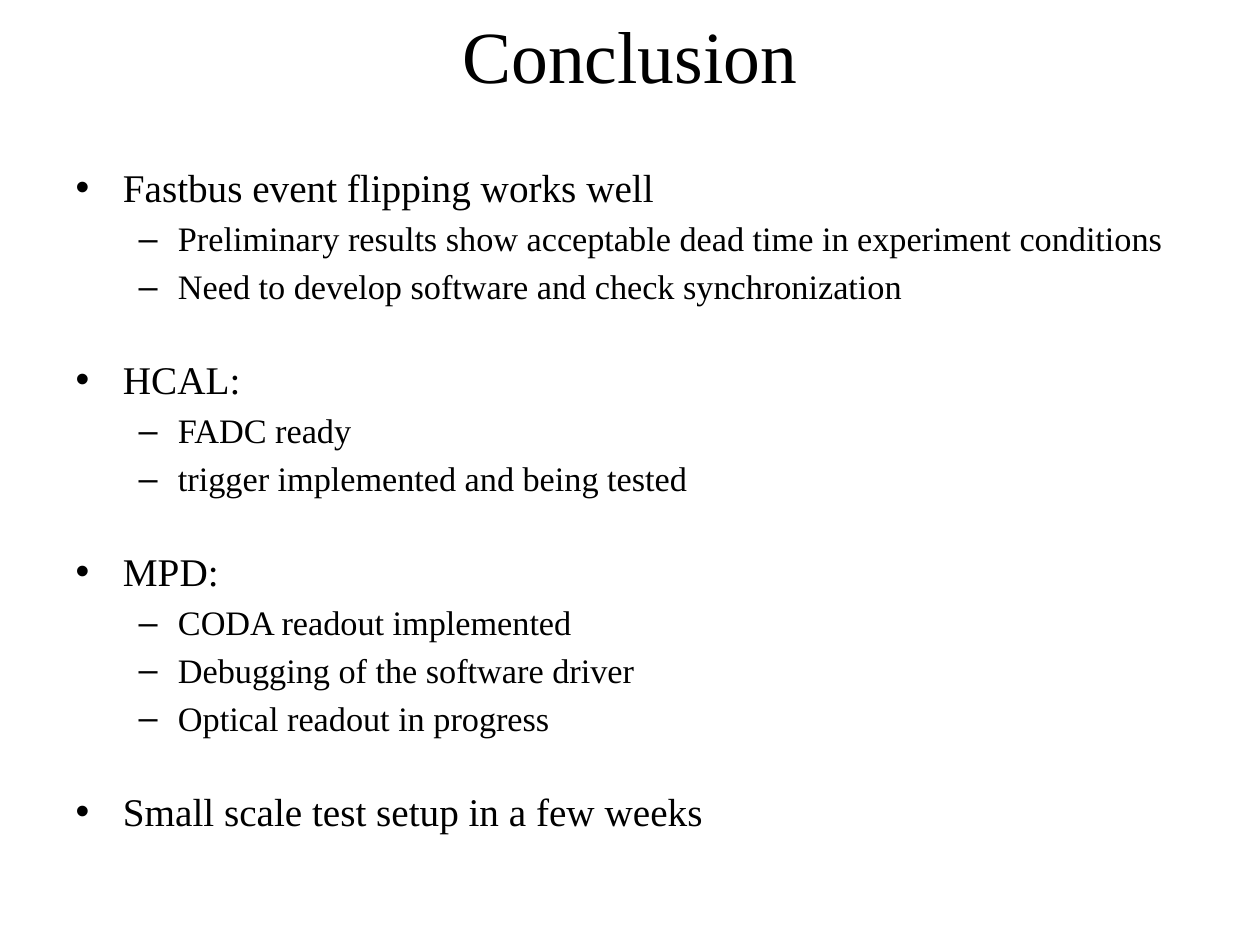
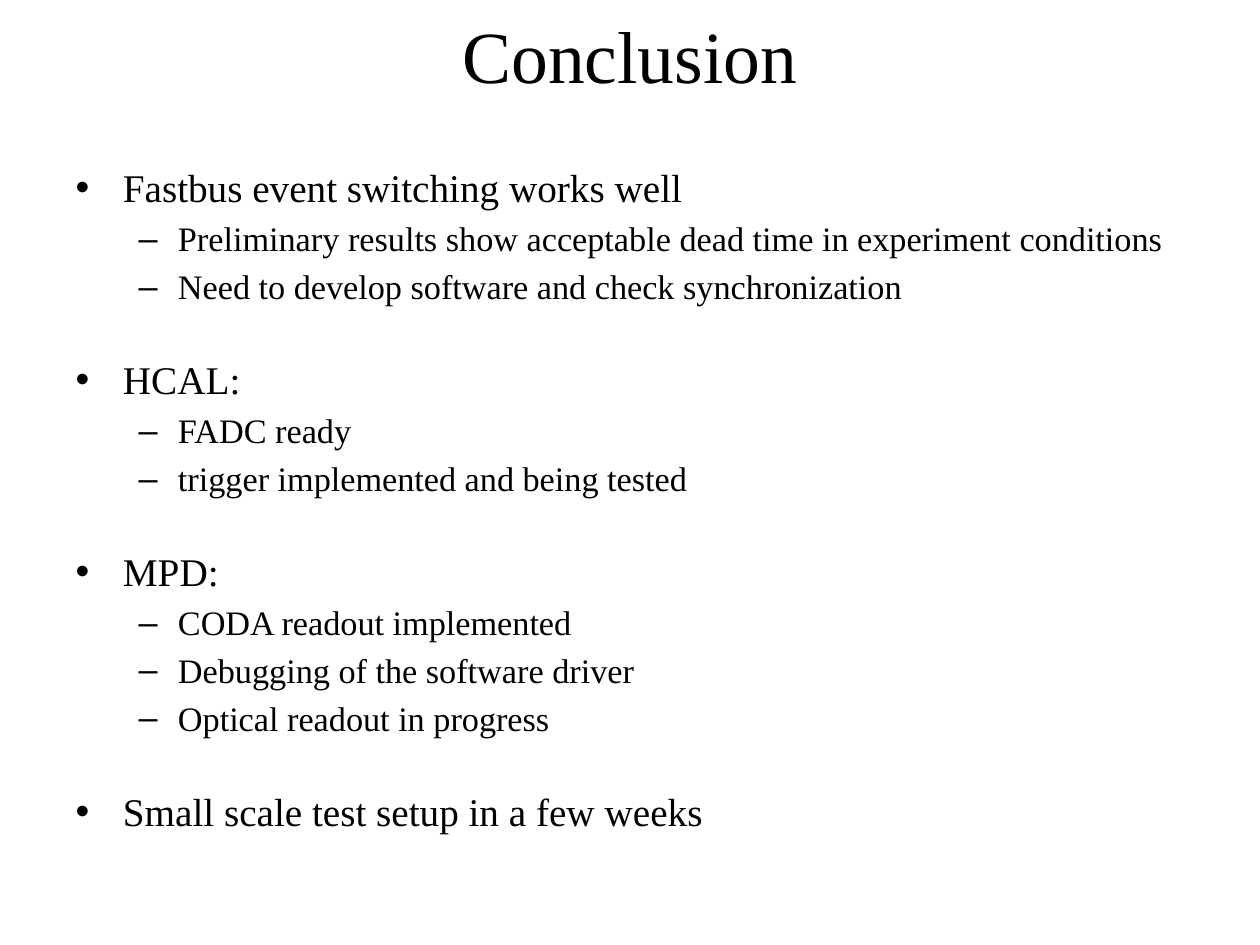
Before and after one commit to bmoffit/sbsdaq, a slide deck: slide 20 of 2015_DOE_Review/SuperBigBite DAQ update.pptx. Drawn at 1260x945 pixels with LibreOffice and Linux fonts; fonts in the diff are those of the drawing; background and template pictures are left out. Boxes give left, top, right and bottom in pixels: in the first picture for what was removed or moved away, otherwise in the second. Text is boxed around its words. In the diff, an @@ line names an element or a change of style, - is before the commit and + after.

```diff
--- a/2015_DOE_Review/SuperBigBite DAQ update.pptx
+++ b/2015_DOE_Review/SuperBigBite DAQ update.pptx
@@ text at (x1=123, y1=174, x2=682, y2=210): text changed @@
-• Fastbus event flipping works well
+• Fastbus event switching works well
```
Also in this commit, not shown: 14 other slides changed, 14 slides added, 1 other file.
